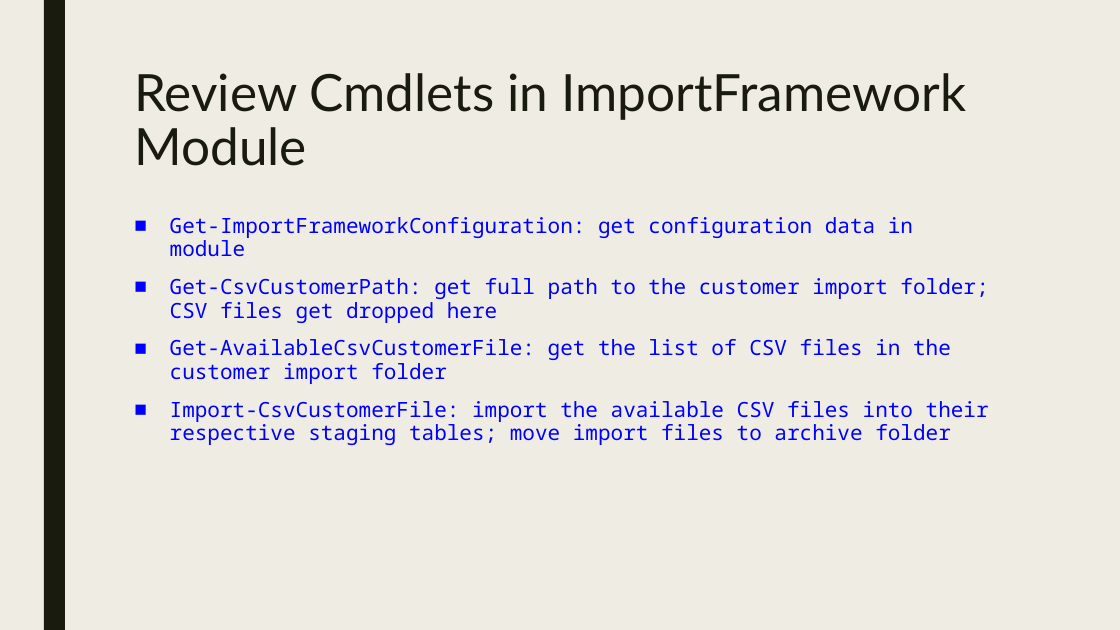
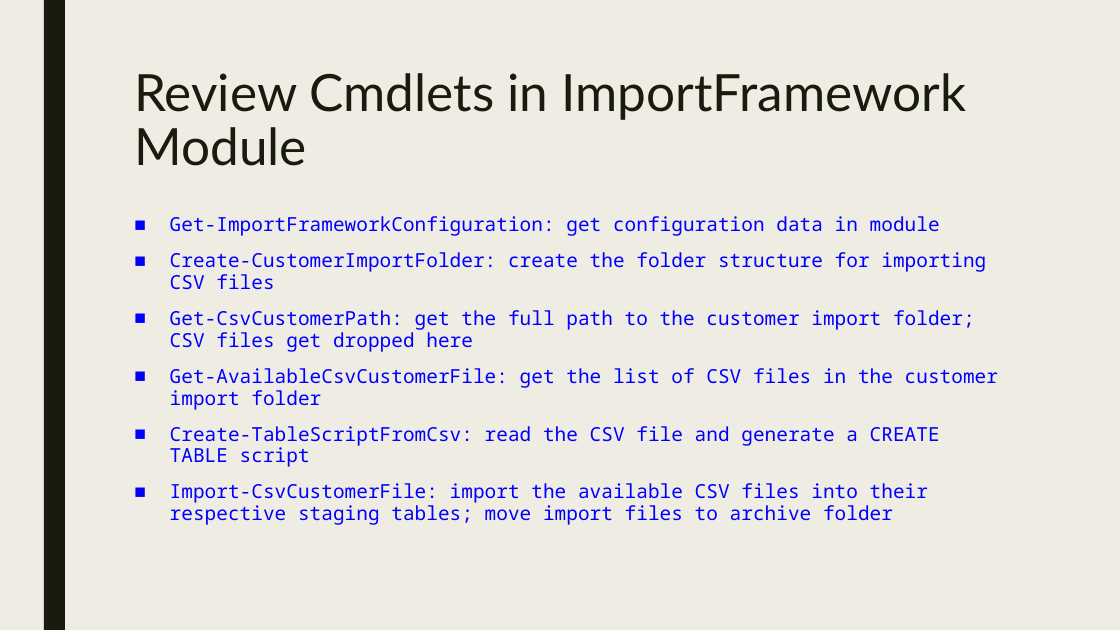
Before and after one commit to agent86ray/PowerShell-ETL-Framework, a slide deck: slide 8 of Powershell ETL framework.pptx (slide 7 before the commit). Drawn at 1120x630 pixels with LibreOffice and Linux fonts; fonts in the diff are those of the drawing. Boxes give left, top, right and bottom in pixels: in the first picture for what was removed or moved away, otherwise in the second. Text is boxed around its words. In the diff, an @@ line names an element or a change of style, - is before the commit and + after.

```diff
--- a/Powershell ETL framework.pptx
+++ b/Powershell ETL framework.pptx
@@ text at (170, 216, 998, 525): size 18 to 16.6 pt in "Get-ImportFrameworkConfiguration: get configuration data in  ...", "Get-AvailableCsvCustomerFile: get the list of CSV files ...", "Import-CsvCustomerFile: import the available CSV files into ..." @@
@@ text at (170, 252, 986, 352): text changed; size 18 to 16.6 pt @@
-■ Get-CsvCustomerPath: get full path to the customer import folder; CSV files get dropped here
+■ Create-CustomerImportFolder: create the folder structure for importing CSV files
+■ Get-CsvCustomerPath: get the full path to the customer import folder; CSV files get dropped here
@@ text at (170, 426, 940, 467): paragraph added @@
+■ Create-TableScriptFromCsv: read the CSV file and generate a CREATE TABLE script
```
Also in this commit, not shown: 5 other slides changed, 1 slide added, 7 other files.
